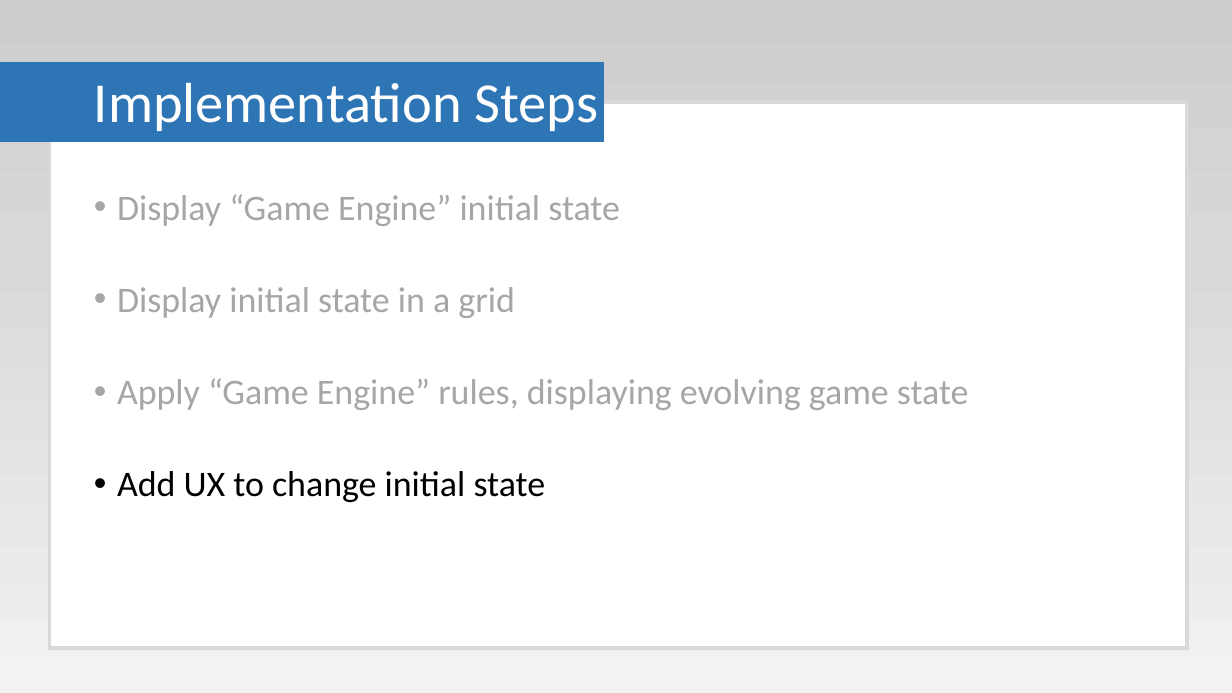
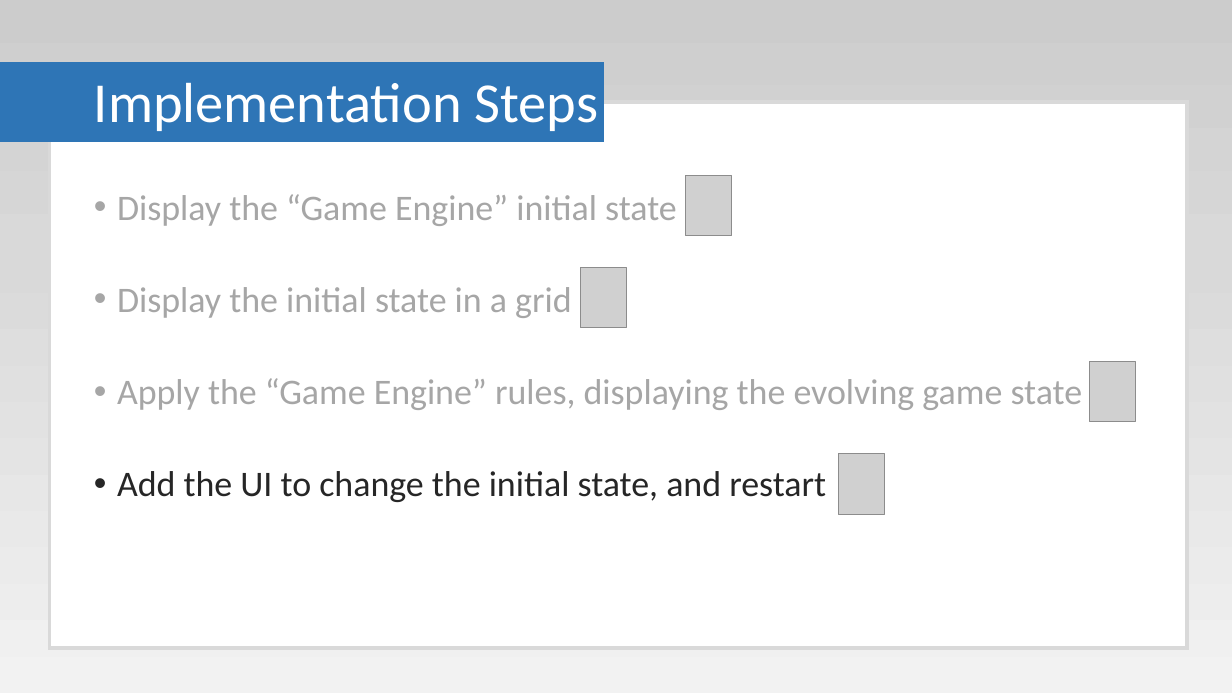
Before and after one commit to Paul-Hadfield/GameOfLife-Talk, a slide deck: slide 48 of Game Of Life Presentation.pptx. Drawn at 1232x693 pixels with LibreOffice and Linux fonts; fonts in the diff are those of the drawing; grey boxes stand for pictures. Boxes give left, top, right and bottom in pixels: in the first picture for what was removed or moved away, otherwise in the second. Text is boxed around its words. In the diff, an @@ line names an element or a change of style, - is before the commit and + after.

Commit message:
Updated

```diff
--- a/Game Of Life Presentation.pptx
+++ b/Game Of Life Presentation.pptx
@@ picture added at [686, 176, 732, 236] @@
@@ text at [117, 194, 1083, 502]: text changed @@
-• Display “Game Engine” initial state
-• Display initial state in a grid
-• Apply “Game Engine” rules, displaying evolving game state
-• Add UX to change initial state
+• Display the “Game Engine” initial state
+• Display the initial state in a grid
+• Apply the “Game Engine” rules, displaying the evolving game state
+• Add the UI to change the initial state, and restart
@@ picture added at [580, 268, 627, 328] @@
@@ picture added at [1090, 361, 1136, 421] @@
@@ picture added at [838, 454, 884, 514] @@
```
Also in this commit, not shown: 8 other slides changed.
